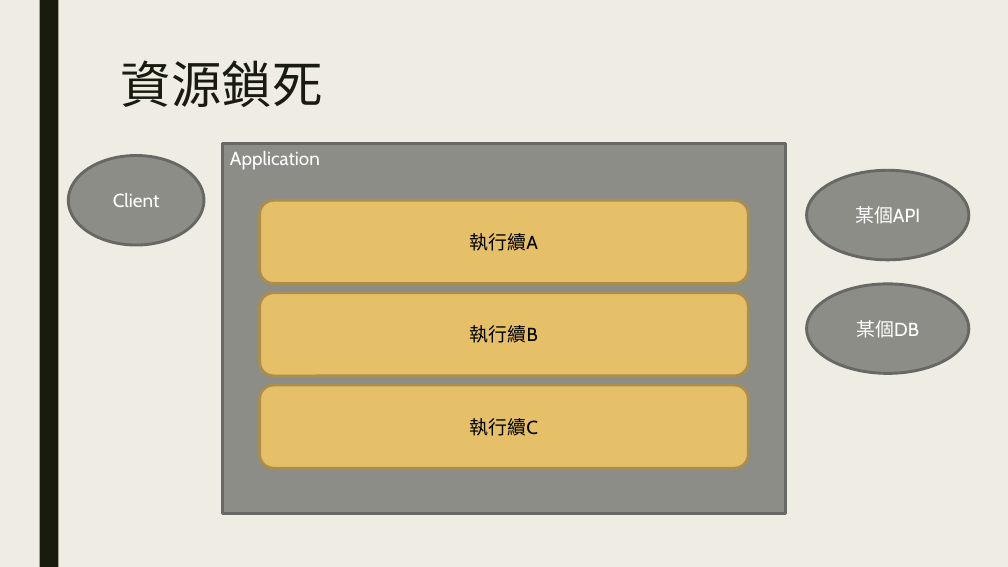
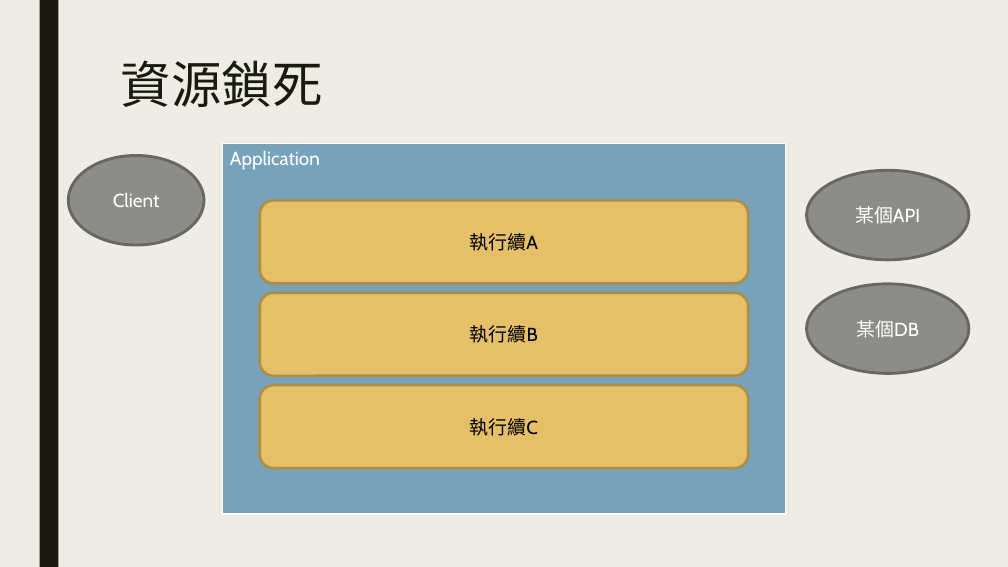
Before and after one commit to ryans610/.NET-Async-Basic, a slide deck: slide 9 of .NET非同步入門.pptx. Drawn at 1008x567 pixels with LibreOffice and Linux fonts; fonts in the diff are those of the drawing. Boxes give left, top, right and bottom in pixels: in the first picture for what was removed or moved away, otherwise in the second. Text is boxed around its words. In the diff, an @@ line names an element or a change of style, - is before the commit and + after.

```diff
--- a/.NET非同步入門.pptx
+++ b/.NET非同步入門.pptx
@@ rectangle "Application" at box(222, 144, 786, 514): fill #8C8D86 to #77A2BB; outline #686863 2.75 pt to #FFFFFF 1.5 pt @@
```
Also in this commit, not shown: 3 other slides changed, 1 slide added, 1 slide removed.
